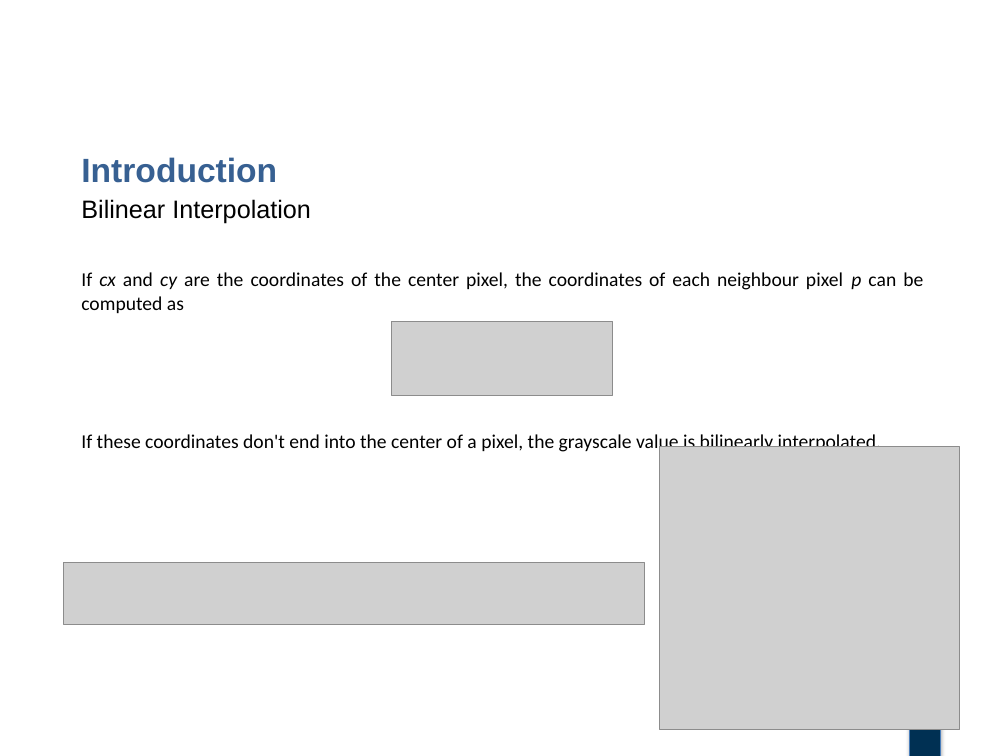
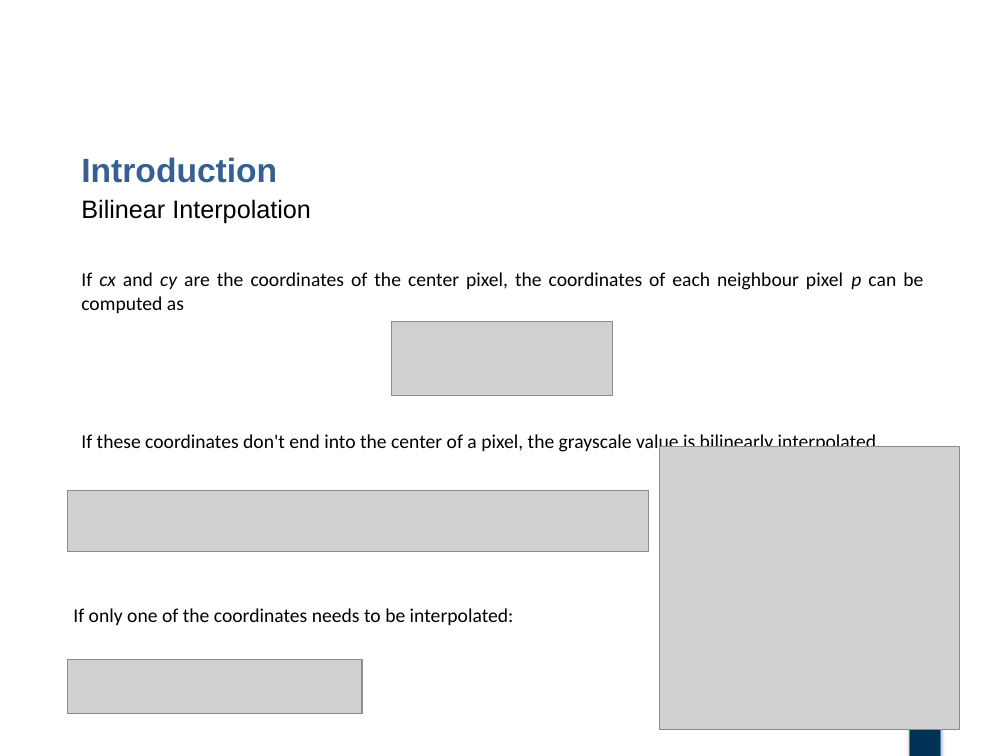
Before and after one commit to BeatricePaoli/local_binary_pattern, a slide deck: slide 5 of presentation/LocalBinaryPattern.pptx. Drawn at 1008x756 pixels with LibreOffice and Linux fonts; fonts in the diff are those of the drawing; grey boxes stand for pictures; background and template pictures are left out. Boxes give left, top, right and bottom in pixels: in the first picture for what was removed or moved away, otherwise in the second. Text is boxed around its words. In the diff, an @@ line names an element or a change of style, - is before the commit and + after.

```diff
--- a/presentation/LocalBinaryPattern.pptx
+++ b/presentation/LocalBinaryPattern.pptx
@@ picture: place and size @@
-picture at [64,562,644,624]
+picture at [68,490,648,551]
@@ text added at [73,608,514,625], 14 pt, text #000000 @@
+If only one of the coordinates needs to be interpolated:
@@ picture added at [68,660,362,714] @@
```
Also in this commit, not shown: 2 other files.
